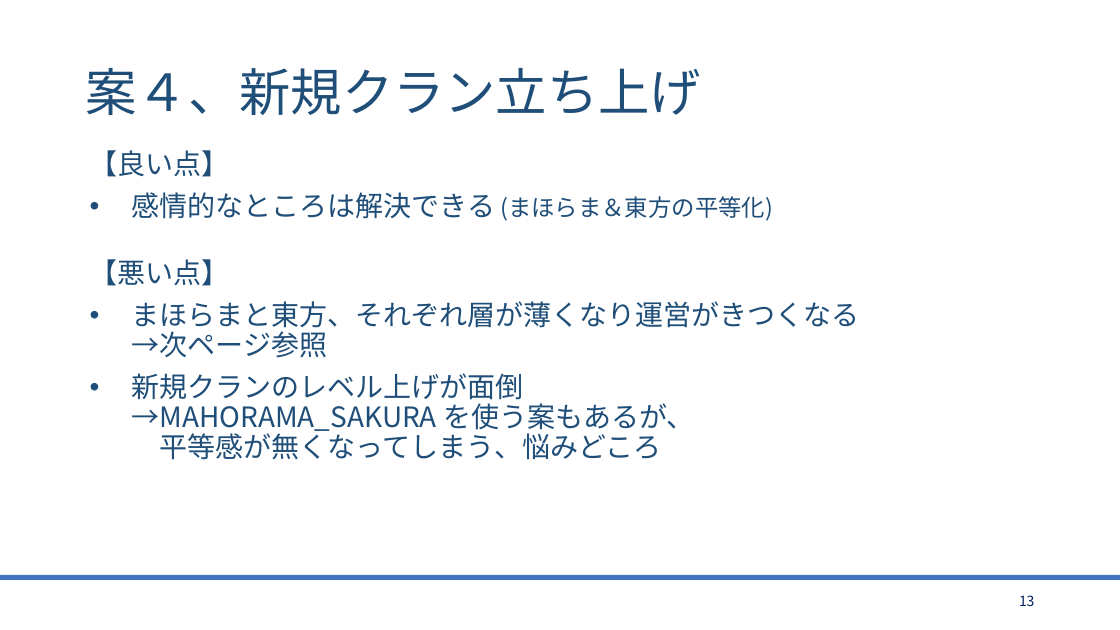
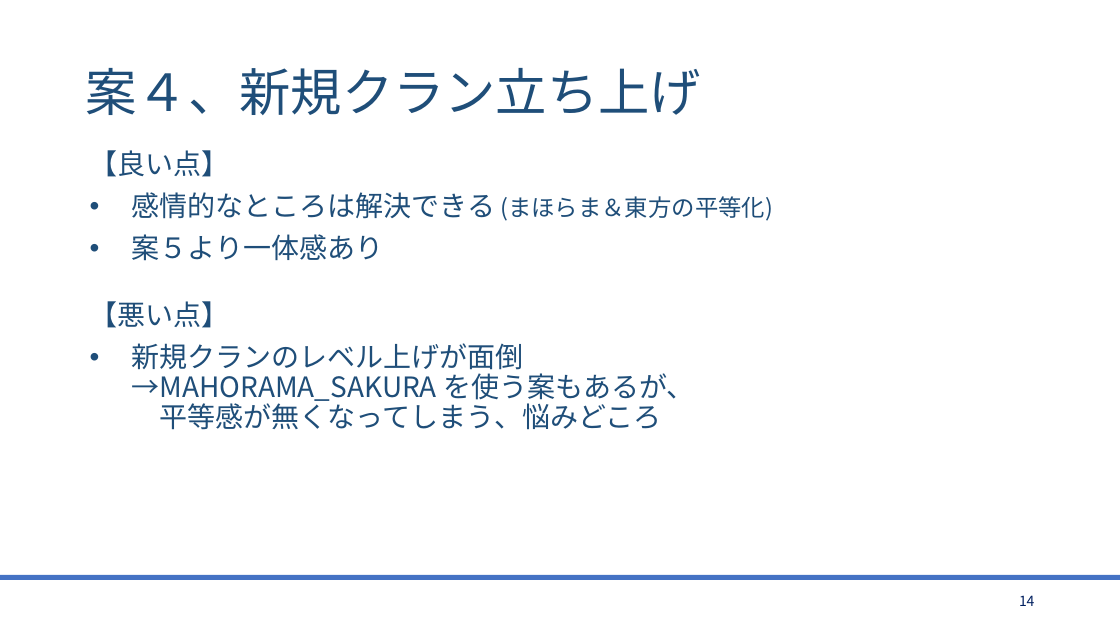
Before and after one commit to bigtreeCoC/documents, a slide deck: slide 14 of 東方とまほらまの今後について.pptx (slide 13 before the commit). Drawn at 1120x630 pixels with LibreOffice and Linux fonts; fonts in the diff are those of the drawing. Boxes give left, top, right and bottom in pixels: in the first picture for what was removed or moved away, otherwise in the second. Text is boxed around its words. In the diff, an @@ line names an element or a change of style, - is before the commit and + after.

Commit message:
東方とまほらま(4版) TOMARIGIについて

```diff
--- a/東方とまほらまの今後について.pptx
+++ b/東方とまほらまの今後について.pptx
@@ text at box(132, 234, 383, 261): paragraph added @@
+• 案５より一体感あり
@@ text at box(132, 301, 860, 358): paragraph removed @@
-• まほらまと東方、それぞれ層が薄くなり運営がきつくなる
-  →次ページ参照
@@ page number at box(1019, 595, 1035, 606): text changed @@
-13
+14
```
Also in this commit, not shown: 10 other slides changed, 9 slides added, 3 other files.
